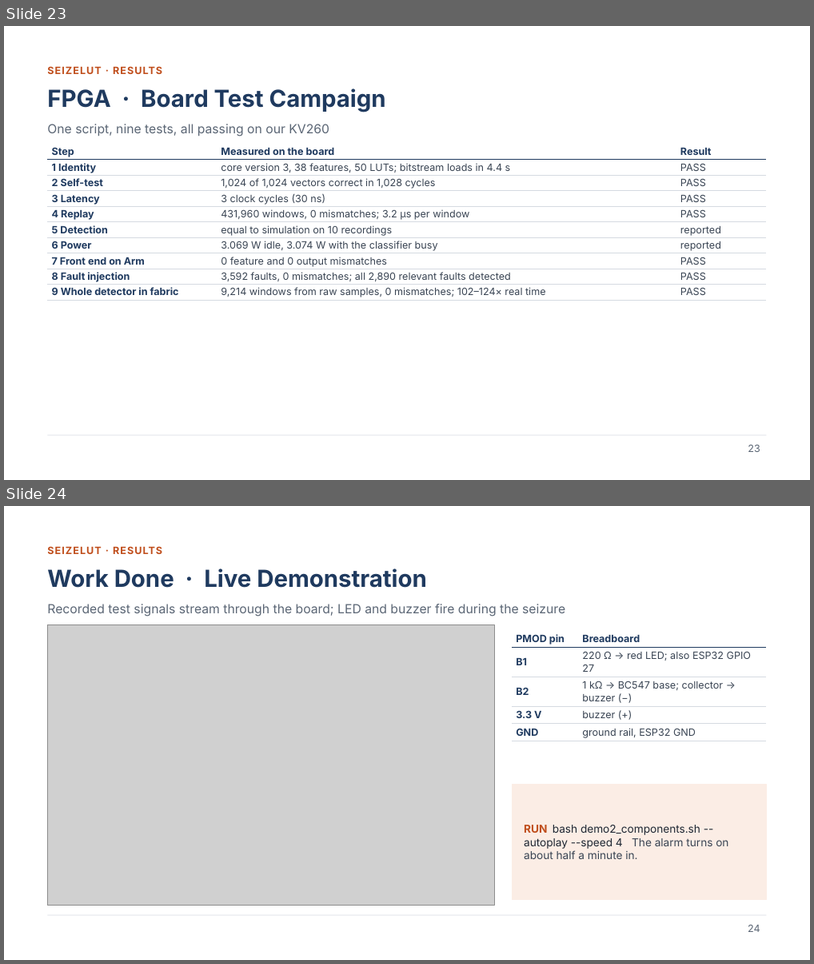
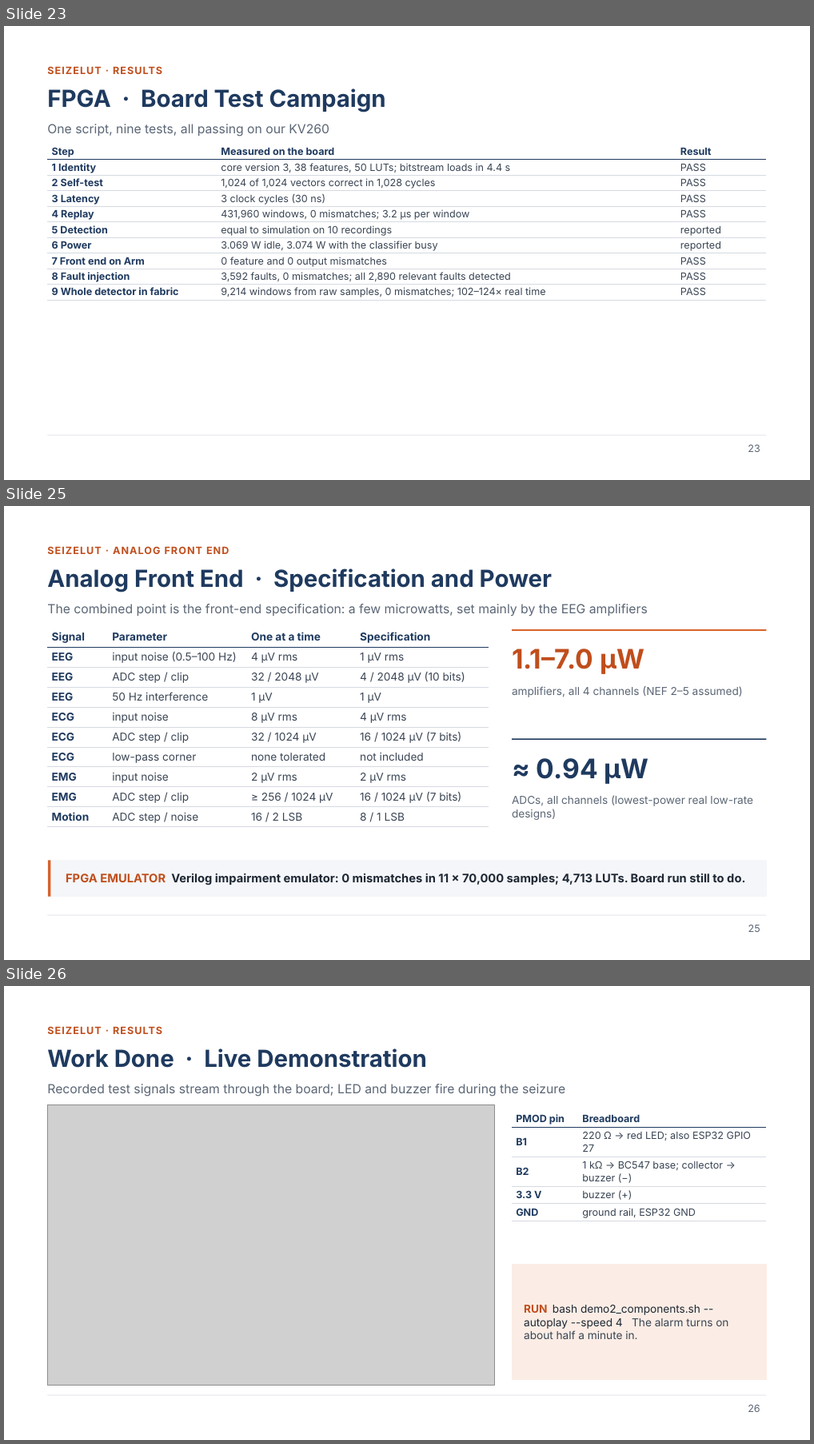
Before and after one commit to chaithr45/Final_year_proj, a slide deck: reports/ec418/out/SeizeLUT_EC418_Presentation.pptx. Shown one above the other, each under a label of ours: slides 23 and 24 before the commit, slides 23, 25 and 26 after it; the slides between them are not shown. The pictures are 814x964 and 814x1444 pixels, drawn with LibreOffice and Linux fonts; fonts in the diff are those of the drawing; grey boxes stand for pictures. Boxes give left, top, right and bottom in pixels: in the first picture for what was removed or moved away, otherwise in the second. Text is boxed around its words. In the diff, an @@ line names an element or a change of style, - is before the commit and + after.

```diff
--- a/reports/ec418/out/SeizeLUT_EC418_Presentation.pptx
+++ b/reports/ec418/out/SeizeLUT_EC418_Presentation.pptx
@@ slide 25 added at [4,506,810,960], background #FFFFFF; not listed: 1 template element that a slide beside it also shows @@
@@ text added at [47,546,229,554], 12 pt, text #C04E1C, bold @@
+SEIZELUT · ANALOG FRONT END
@@ title added at [47,568,552,592], 28 pt, text #1F3A5F, bold @@
+Analog Front End · Specification and Power
@@ text added at [47,604,648,616], 15 pt, text #5B6675 @@
+The combined point is the front-end specification: a few microwatts, set mainly by the EEG amplifiers
@@ table added at [47,627,489,826], 10 rows, 4 columns @@
+Signal | Parameter | One at a time | Specification
+EEG | input noise (0.5–100 Hz) | 4 µV rms | 1 µV rms
+EEG | ADC step / clip | 32 / 2048 µV | 4 / 2048 µV (10 bits)
+EEG | 50 Hz interference | 1 µV | 1 µV
+ECG | input noise | 8 µV rms | 4 µV rms
+ECG | ADC step / clip | 32 / 1024 µV | 16 / 1024 µV (7 bits)
+ECG | low-pass corner | none tolerated | not included
+EMG | input noise | 2 µV rms | 2 µV rms
+EMG | ADC step / clip | ≥ 256 / 1024 µV | 16 / 1024 µV (7 bits)
+Motion | ADC step / noise | 16 / 2 LSB | 8 / 1 LSB
@@ line added from (512, 630) to (767, 630), #D9622B 1.5 pt @@
@@ text added at [512,648,645,674], 32 pt, text #C04E1C, bold @@
+1.1–7.0 µW
@@ text added at [512,686,743,697], 13 pt, text #5B6675 @@
+amplifiers, all 4 channels (NEF 2–5 assumed)
@@ line added from (512, 739) to (767, 739), #1F3A5F 1.5 pt @@
@@ text added at [537,758,650,784], 32 pt, text #1F3A5F, bold @@
+≈ 0.94 µW
@@ text added at [512,795,754,820], 13 pt, text #5B6675 @@
+ADCs, all channels (lowest-power real low-rate designs)
@@ rectangle added at [47,860,767,896], fill #F4F6F9, outline #F4F6F9 1 pt @@
@@ line added from (50, 860) to (50, 896), #D9622B 3 pt @@
@@ text added at [66,873,746,884], 14 pt, text #1E2733, bold @@
+FPGA EMULATOR Verilog impairment emulator: 0 mismatches in 11 × 70,000 samples; 4,713 LUTs. Board run still to do.
@@ page number added at [749,924,761,932], 12 pt, text #5B6675 @@
+25
@@ what was slide 24 is now slide 26 @@
@@ page number at [748,1404,760,1412]: text changed @@
-24
+26
```
Also in this commit, not shown: 3 slides changed, 1 other slide added, 9 other files.
